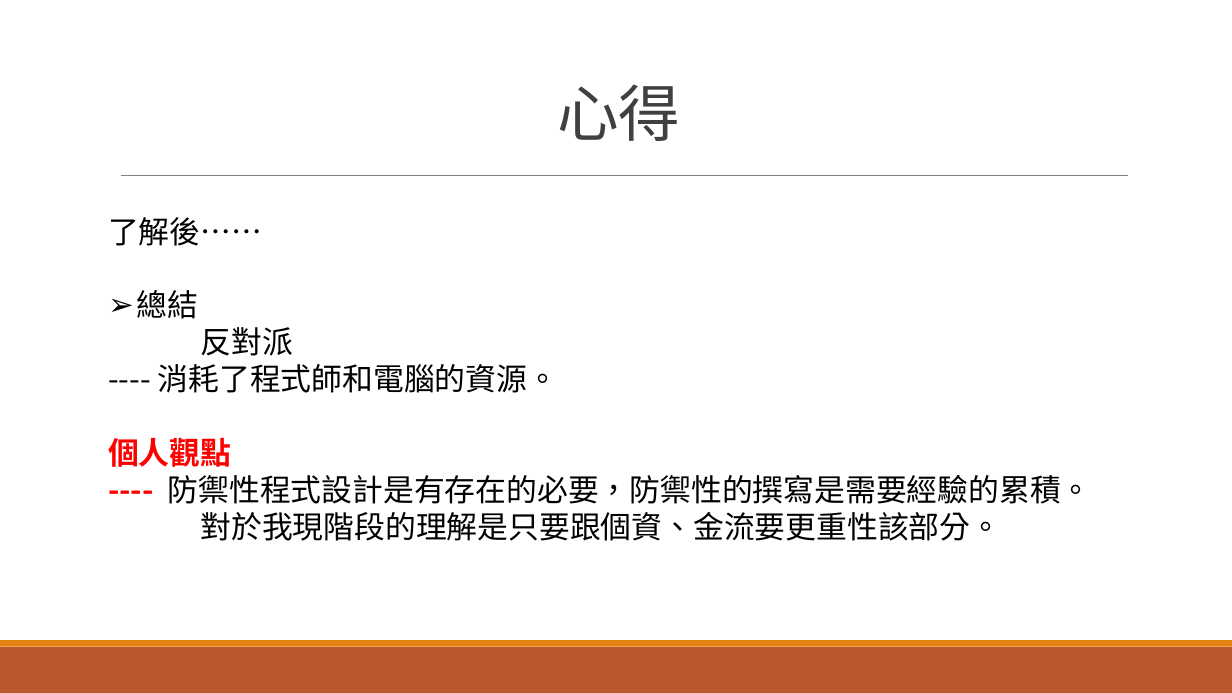
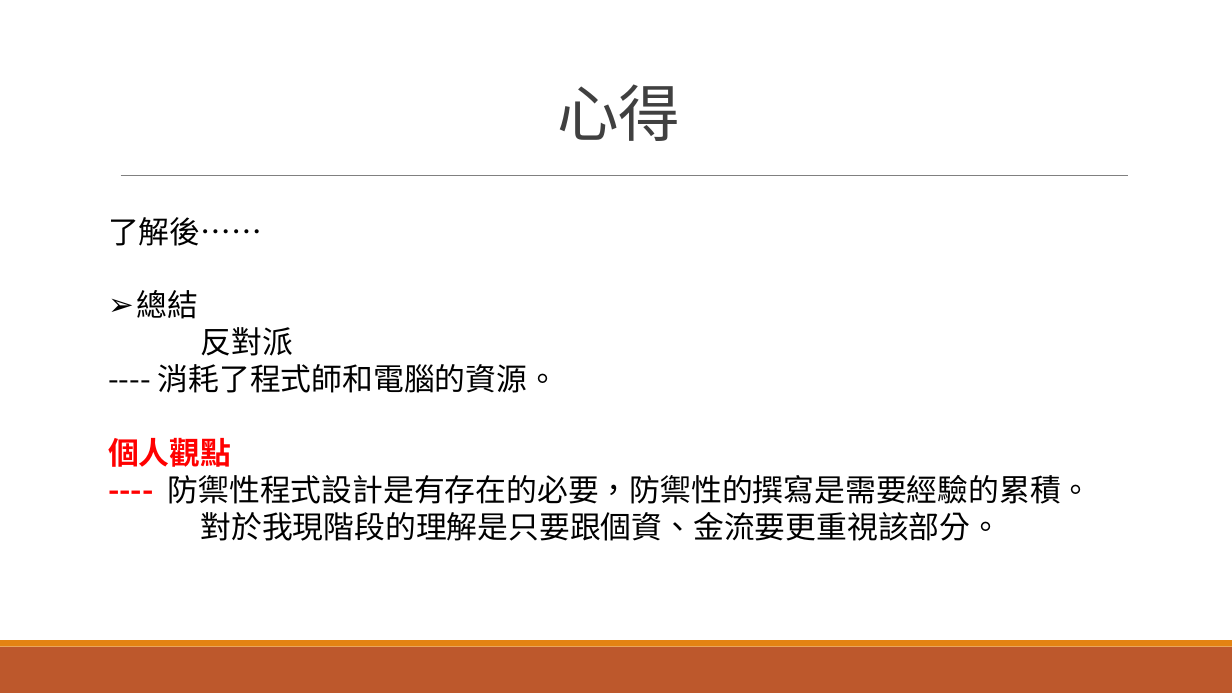
Before and after one commit to kay71029/Learning-Defensive-programming, a slide deck: slide 23 of Learning-Defensive-programming.pptx. Drawn at 1232x693 pixels with LibreOffice and Linux fonts; fonts in the diff are those of the drawing. Boxes give left, top, right and bottom in pixels: in the first picture for what was removed or moved away, otherwise in the second. Text is boxed around its words. In the diff, an @@ line names an element or a change of style, - is before the commit and + after.

```diff
--- a/Learning-Defensive-programming.pptx
+++ b/Learning-Defensive-programming.pptx
@@ text at bbox=[200, 512, 1001, 541]: text changed @@
-對於我現階段的理解是只要跟個資、金流要更重性該部分。
+對於我現階段的理解是只要跟個資、金流要更重視該部分。
```
Also in this commit, not shown: 4 other slides changed.
